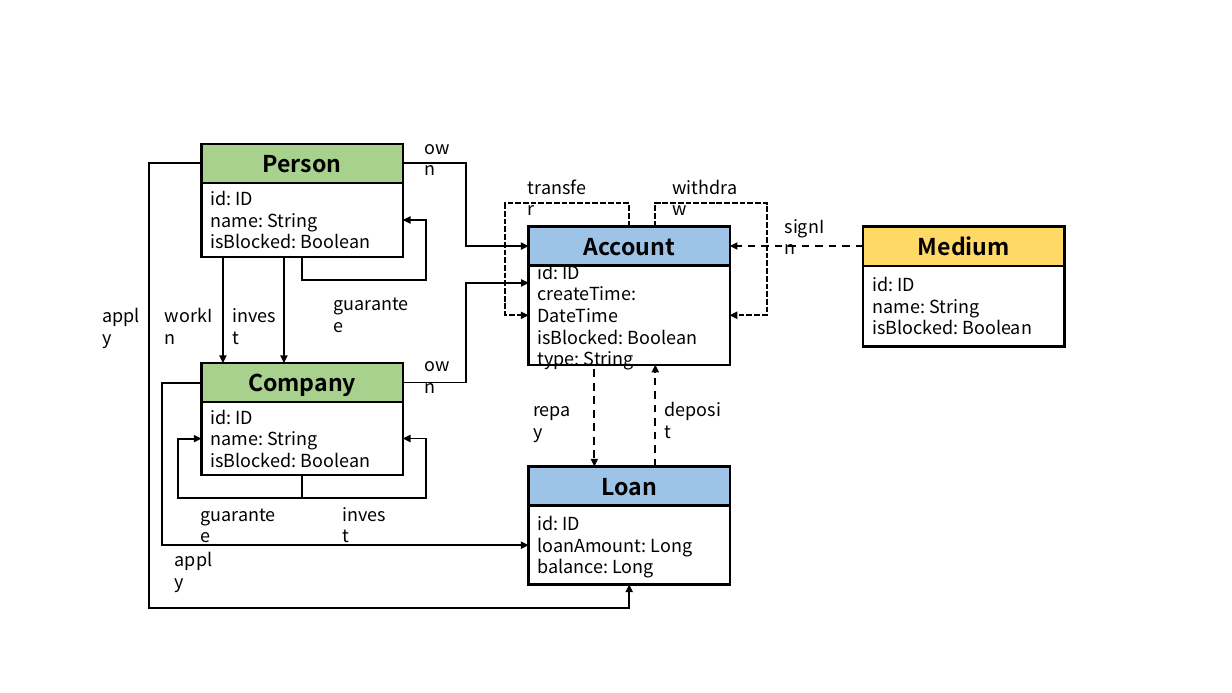
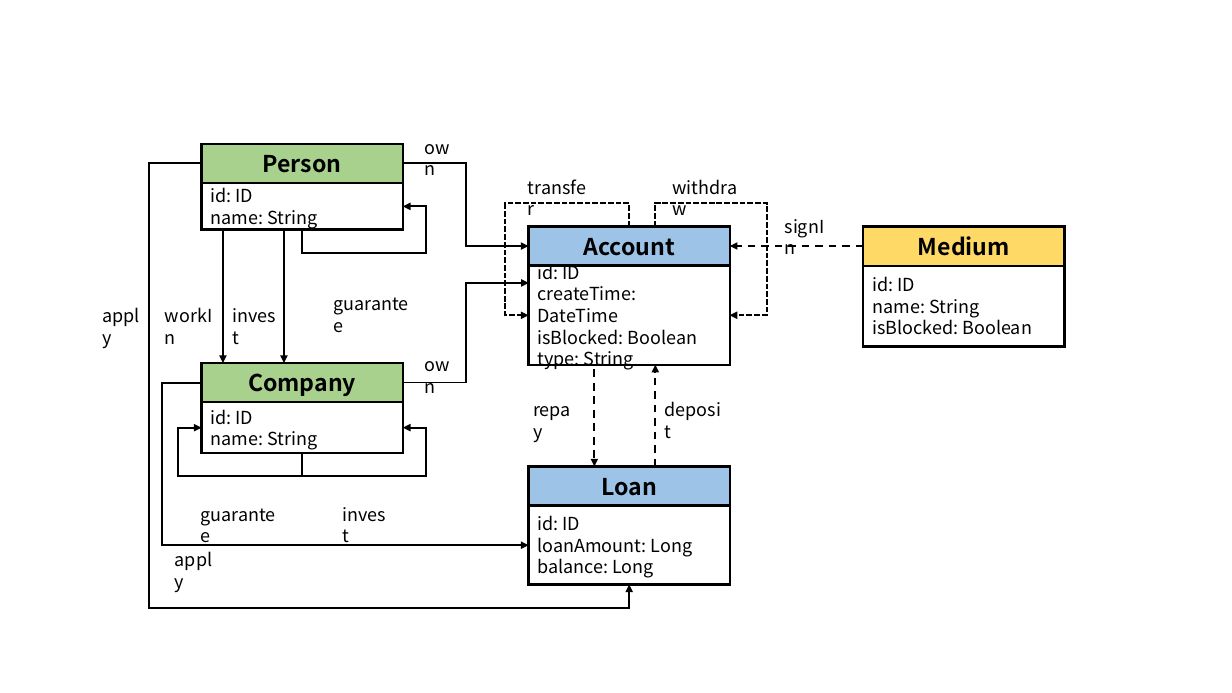
Before and after one commit to ldbc/ldbc_finbench_docs, a slide deck: slide 1 of figures/schema.pptx. Drawn at 1232x693 pixels with LibreOffice and Linux fonts; fonts in the diff are those of the drawing. Boxes give left, top, right and bottom in pixels: in the first picture for what was removed or moved away, otherwise in the second. Text is boxed around its words. In the diff, an @@ line names an element or a change of style, - is before the commit and + after.

Commit message:
remove isBlocked from Person and Company

```diff
--- a/figures/schema.pptx
+++ b/figures/schema.pptx
@@ rectangle "id: ID": place and size @@
-rectangle "id: ID" at <box>201,183,403,257</box>
+rectangle "id: ID" at <box>201,183,403,229</box>
@@ elbow arrow moved from (302, 257) - (403, 220) to (302, 230) - (403, 206) @@
@@ text in rectangle at <box>211,230,371,249</box>: paragraph removed @@
-isBlocked: Boolean
@@ arrow moved from (223, 257) - (223, 363) to (223, 230) - (223, 363) @@
@@ arrow moved from (284, 257) - (284, 363) to (284, 230) - (284, 363) @@
@@ rectangle "id: ID": place and size @@
-rectangle "id: ID" at <box>201,402,403,475</box>
+rectangle "id: ID" at <box>201,402,403,453</box>
@@ elbow arrow moved from (302, 475) - (201, 439) to (302, 453) - (201, 428) @@
@@ text in rectangle at <box>211,448,371,468</box>: paragraph removed @@
-isBlocked: Boolean
@@ elbow arrow moved from (302, 475) - (403, 439) to (302, 453) - (403, 428) @@
```
Also in this commit, not shown: 15 other files.
